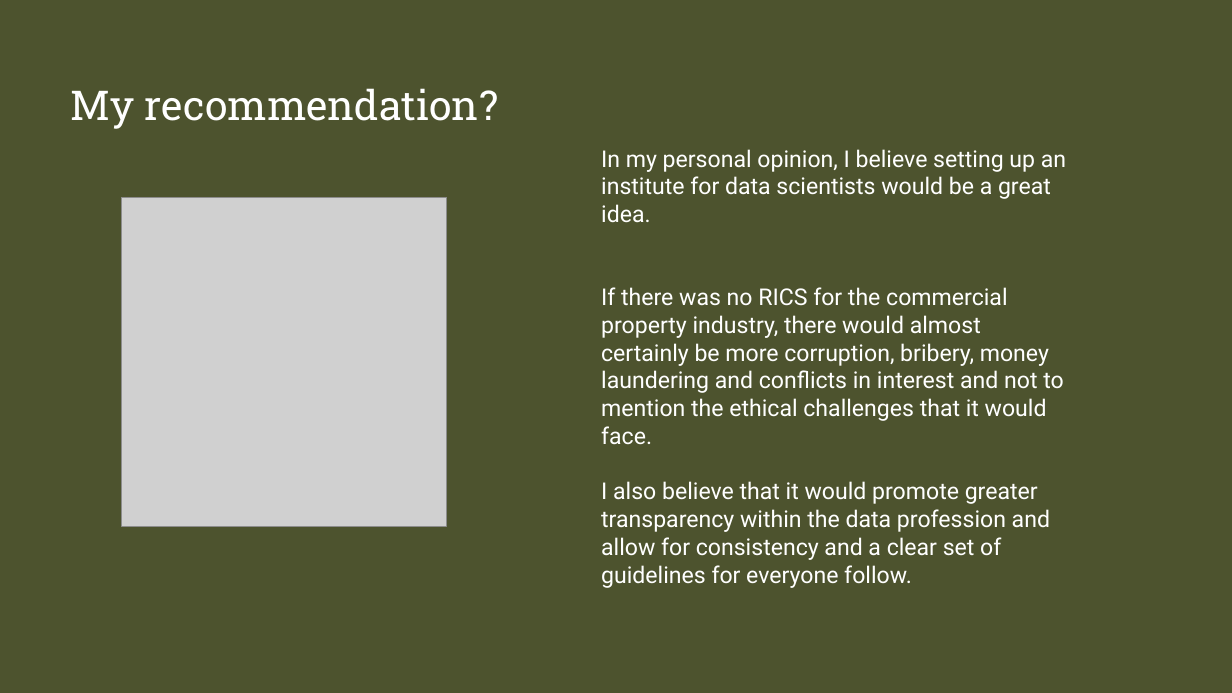
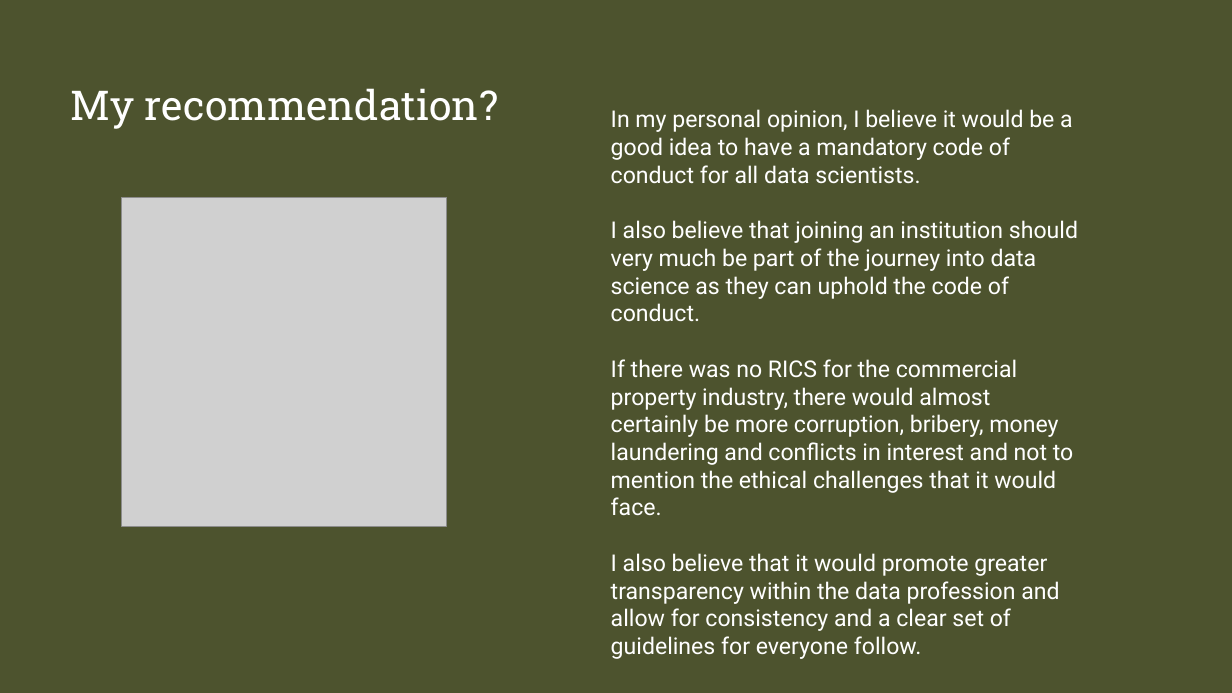
Before and after one commit to iamstu12/codeclan_homework_StuartM-, a slide deck: slide 9 of week_03/day_5/ethics_communication_project/Ethics and Communication.pptx. Drawn at 1232x693 pixels with LibreOffice and Linux fonts; fonts in the diff are those of the drawing; grey boxes stand for pictures. Boxes give left, top, right and bottom in pixels: in the first picture for what was removed or moved away, otherwise in the second. Text is boxed around its words. In the diff, an @@ line names an element or a change of style, - is before the commit and + after.

```diff
--- a/week_03/day_5/ethics_communication_project/Ethics and Communication.pptx
+++ b/week_03/day_5/ethics_communication_project/Ethics and Communication.pptx
@@ text "In my personal opinion, I ...": place and size @@
-text "In my personal opinion, I ..." at [601, 149, 1066, 588]
+text "In my personal opinion, I ..." at [611, 109, 1078, 659]
@@ text at [611, 109, 1078, 321]: text changed @@
-In my personal opinion, I believe setting up an institute for data scientists would be a great idea.
+In my personal opinion, I believe it would be a good idea to have a mandatory code of conduct for all data scientists.
+I also believe that joining an institution should very much be part of the journey into data science as they can uphold the code of conduct.
```
Also in this commit, not shown: 3 other slides changed.
